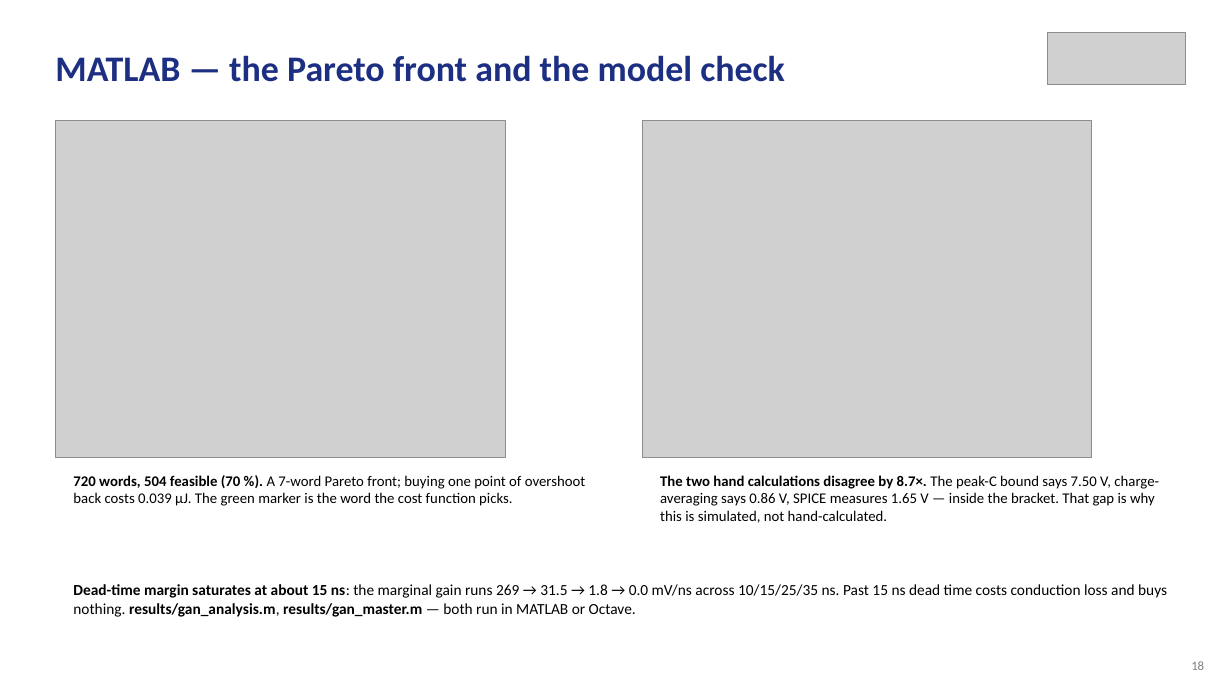
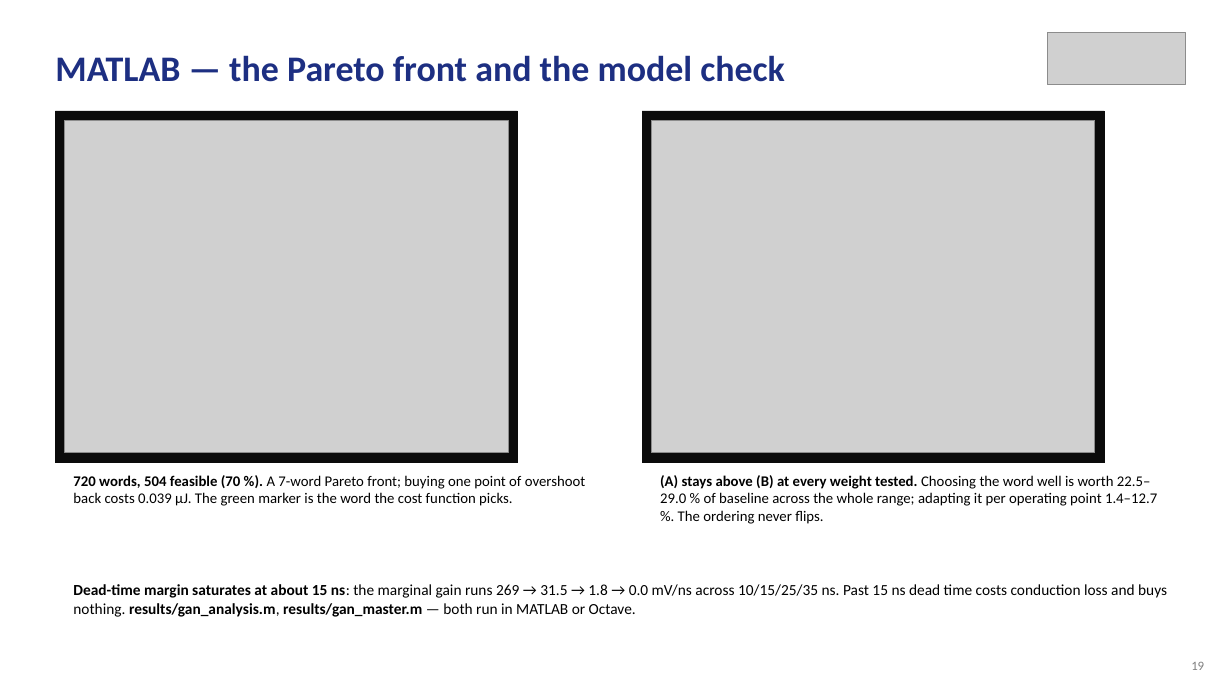
Before and after one commit to Amritha902/gan-driver, a slide deck: slide 19 of review/Review1_GaN_Segmented_Gate_Driver.pptx (slide 18 before the commit). Drawn at 1232x693 pixels with LibreOffice and Linux fonts; fonts in the diff are those of the drawing; grey boxes stand for pictures. Boxes give left, top, right and bottom in pixels: in the first picture for what was removed or moved away, otherwise in the second. Text is boxed around its words. In the diff, an @@ line names an element or a change of style, - is before the commit and + after.

```diff
--- a/review/Review1_GaN_Segmented_Gate_Driver.pptx
+++ b/review/Review1_GaN_Segmented_Gate_Driver.pptx
@@ rectangle added at (55, 111, 518, 462), fill #0B0B0B, outline #0B0B0B 0.5 pt @@
@@ rectangle added at (642, 111, 1104, 462), fill #0B0B0B, outline #0B0B0B 0.5 pt @@
@@ picture: place and size @@
-picture at (55, 120, 506, 457)
+picture at (65, 120, 508, 453)
@@ picture: place and size @@
-picture at (642, 120, 1092, 457)
+picture at (652, 120, 1095, 453)
@@ text at (660, 475, 1157, 524): text changed @@
-The two hand calculations disagree by 8.7×. The peak-C bound says 7.50 V, charge-averaging says 0.86 V, SPICE measures 1.65 V — inside the bracket. That gap is why this is simulated, not hand-calculated.
+(A) stays above (B) at every weight tested. Choosing the word well is worth 22.5–29.0 % of baseline across the whole range; adapting it per operating point 1.4–12.7 %. The ordering never flips.
```
Also in this commit, not shown: 14 other slides changed, 1 slide added, 3 other files.
